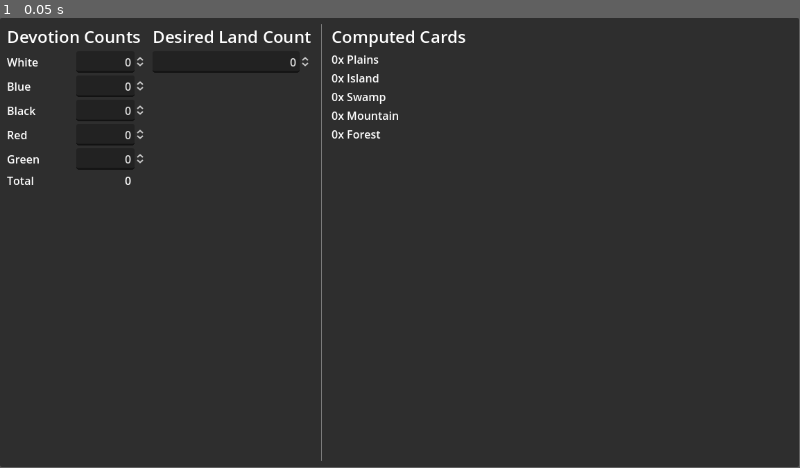
Above: before the commit, frame 1.
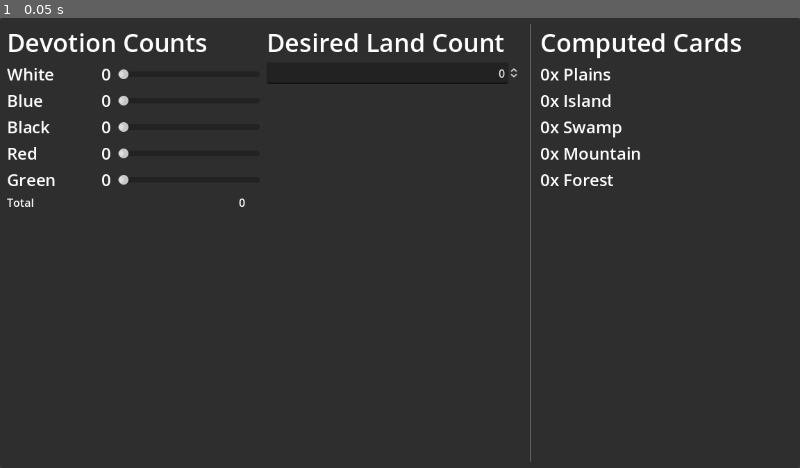
Above: after the commit, the same moment.

Repository: phrasmotica/mtg-helper
Game: Godot game, scene res://scenes/land_calculator.tscn
Same seed, same stepped clock (60 frames per second), same inputs: the game is played once before the commit and once after it.
Inputs:
- Up to frame 1 (0.05 s): no input
In our replay, the window is 799x449 before the commit and 800x450 after it. These sizes can differ from the game's own. Grey fills any space a smaller window leaves; there, only what the larger window draws over its background counts as a difference.

The runs differ from the first frame. In frame 1, 4.2% of the frame differs, in the area x 0-93%, y 1-99%.

Commit message:
Use slider instead of spin box for devotion counts

Diff:
--- a/project.godot
+++ b/project.godot
@@ -15,6 +15,10 @@
 config/features=PackedStringArray("4.2", "GL Compatibility")
 config/icon="res://icon.svg"
 
+[display]
+
+window/stretch/mode="viewport"
+
 [rendering]
 
 renderer/rendering_method="gl_compatibility"
--- a/scenes/computed_cards.tscn
+++ b/scenes/computed_cards.tscn
@@ -16,12 +16,11 @@
 
 [node name="CardsHeader" type="Label" parent="."]
 layout_mode = 2
-theme_override_font_sizes/font_size = 24
+theme_override_font_sizes/font_size = 36
 text = "Computed Cards"
 
 [node name="LandAmountLabelPlains" parent="." instance=ExtResource("1_cynjq")]
 layout_mode = 2
-land_name = "Plains"
 
 [node name="LandAmountLabelIsland" parent="." instance=ExtResource("1_cynjq")]
 layout_mode = 2
--- a/scenes/devotion_counts.tscn
+++ b/scenes/devotion_counts.tscn
@@ -10,7 +10,7 @@
 
 [node name="DevotionHeader" type="Label" parent="."]
 layout_mode = 2
-theme_override_font_sizes/font_size = 24
+theme_override_font_sizes/font_size = 36
 text = "Devotion Counts"
 
 [node name="DevotionSpinBoxWhite" parent="." instance=ExtResource("1_ykaa4")]
--- a/scenes/devotion_spin_box.tscn
+++ b/scenes/devotion_spin_box.tscn
@@ -3,22 +3,42 @@
 [ext_resource type="Script" path="res://scripts/devotion_spin_box.gd" id="1_qnjul"]
 
 [node name="DevotionSpinBox" type="HBoxContainer"]
-custom_minimum_size = Vector2(200, 0)
+custom_minimum_size = Vector2(300, 2.08165e-12)
+theme_override_constants/separation = 10
 script = ExtResource("1_qnjul")
 label_text = "Red"
 mana_key = "r"
 
 [node name="Label" type="Label" parent="."]
 unique_name_in_owner = true
+custom_minimum_size = Vector2(100, 2.08165e-12)
 layout_mode = 2
-size_flags_horizontal = 3
+theme_override_font_sizes/font_size = 24
 text = "Red"
 
 [node name="SpinBox" type="SpinBox" parent="."]
 unique_name_in_owner = true
+visible = false
 custom_minimum_size = Vector2(100, 0)
 layout_mode = 2
 max_value = 50.0
 alignment = 2
 
+[node name="AmountLabel" type="Label" parent="."]
+unique_name_in_owner = true
+custom_minimum_size = Vector2(40, 2.08165e-12)
+layout_mode = 2
+theme_override_font_sizes/font_size = 24
+text = "0"
+horizontal_alignment = 2
+
+[node name="HSlider" type="HSlider" parent="."]
+unique_name_in_owner = true
+custom_minimum_size = Vector2(100, 2.08165e-12)
+layout_mode = 2
+size_flags_horizontal = 3
+size_flags_vertical = 1
+max_value = 50.0
+
 [connection signal="value_changed" from="SpinBox" to="." method="_on_spin_box_value_changed"]
+[connection signal="value_changed" from="HSlider" to="." method="_on_h_slider_value_changed"]
--- a/scenes/land_amount_label.tscn
+++ b/scenes/land_amount_label.tscn
@@ -6,8 +6,10 @@
 offset_right = 40.0
 offset_bottom = 40.0
 script = ExtResource("1_boe7r")
+land_name = "Plains"
 
 [node name="Label" type="Label" parent="."]
 unique_name_in_owner = true
 layout_mode = 2
-text = "0x "
+theme_override_font_sizes/font_size = 24
+text = "0x Plains"
--- a/scenes/land_calculator.tscn
+++ b/scenes/land_calculator.tscn
@@ -33,9 +33,11 @@
 
 [node name="DevotionCounts" parent="PanelContainer/MarginContainer/HBoxContainer" instance=ExtResource("1_i0408")]
 layout_mode = 2
+size_flags_horizontal = 3
 
 [node name="LandCount" parent="PanelContainer/MarginContainer/HBoxContainer" instance=ExtResource("2_4i25s")]
 layout_mode = 2
+size_flags_horizontal = 3
 
 [node name="VSeparator" type="VSeparator" parent="PanelContainer/MarginContainer/HBoxContainer"]
 layout_mode = 2
@@ -43,6 +45,7 @@
 
 [node name="ComputedCards" parent="PanelContainer/MarginContainer/HBoxContainer" instance=ExtResource("3_wrttc")]
 layout_mode = 2
+size_flags_horizontal = 3
 
 [connection signal="devotion_changed" from="PanelContainer/MarginContainer/HBoxContainer/DevotionCounts" to="PanelContainer/MarginContainer/HBoxContainer/ComputedCards" method="_on_devotion_counts_devotion_changed"]
 [connection signal="count_changed" from="PanelContainer/MarginContainer/HBoxContainer/LandCount" to="PanelContainer/MarginContainer/HBoxContainer/ComputedCards" method="_on_land_count_count_changed"]
--- a/scenes/land_count.tscn
+++ b/scenes/land_count.tscn
@@ -8,7 +8,7 @@
 
 [node name="LandHeader" type="Label" parent="."]
 layout_mode = 2
-theme_override_font_sizes/font_size = 24
+theme_override_font_sizes/font_size = 36
 text = "Desired Land Count"
 
 [node name="SpinBox" type="SpinBox" parent="."]
--- a/scripts/devotion_spin_box.gd
+++ b/scripts/devotion_spin_box.gd
@@ -17,6 +17,13 @@
 @onready
 var spin_box: SpinBox = %SpinBox
 
+@onready
+var amount_label: Label = %AmountLabel
+
+# TODO: use the appropriate mana pip as the slider handle icon
+@onready
+var slider: Slider = %HSlider
+
 signal amount_changed(mana_key: String, amount: int)
 
 func _ready():
@@ -28,3 +35,8 @@
 
 func _on_spin_box_value_changed(value: float):
 	amount_changed.emit(mana_key, int(value))
+
+func _on_h_slider_value_changed(value: float):
+	amount_label.text = str(int(value))
+
+	amount_changed.emit(mana_key, int(value))
